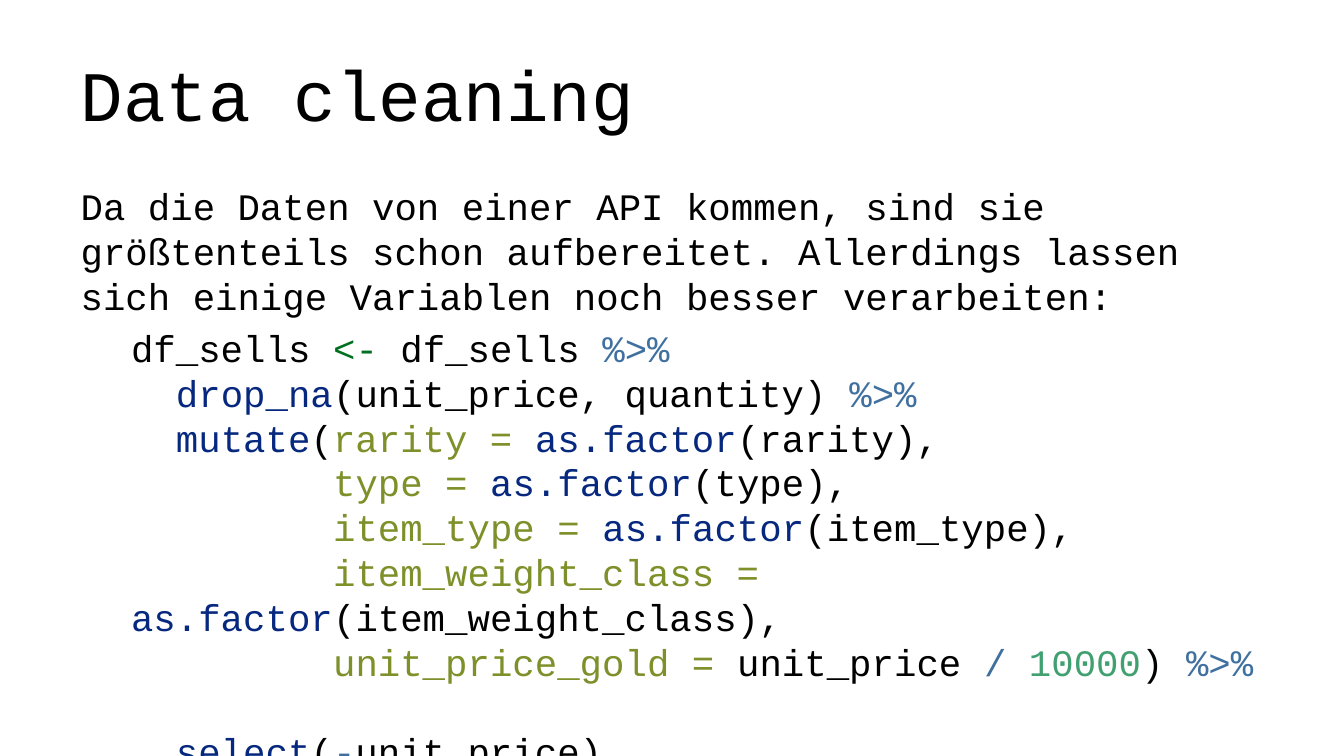
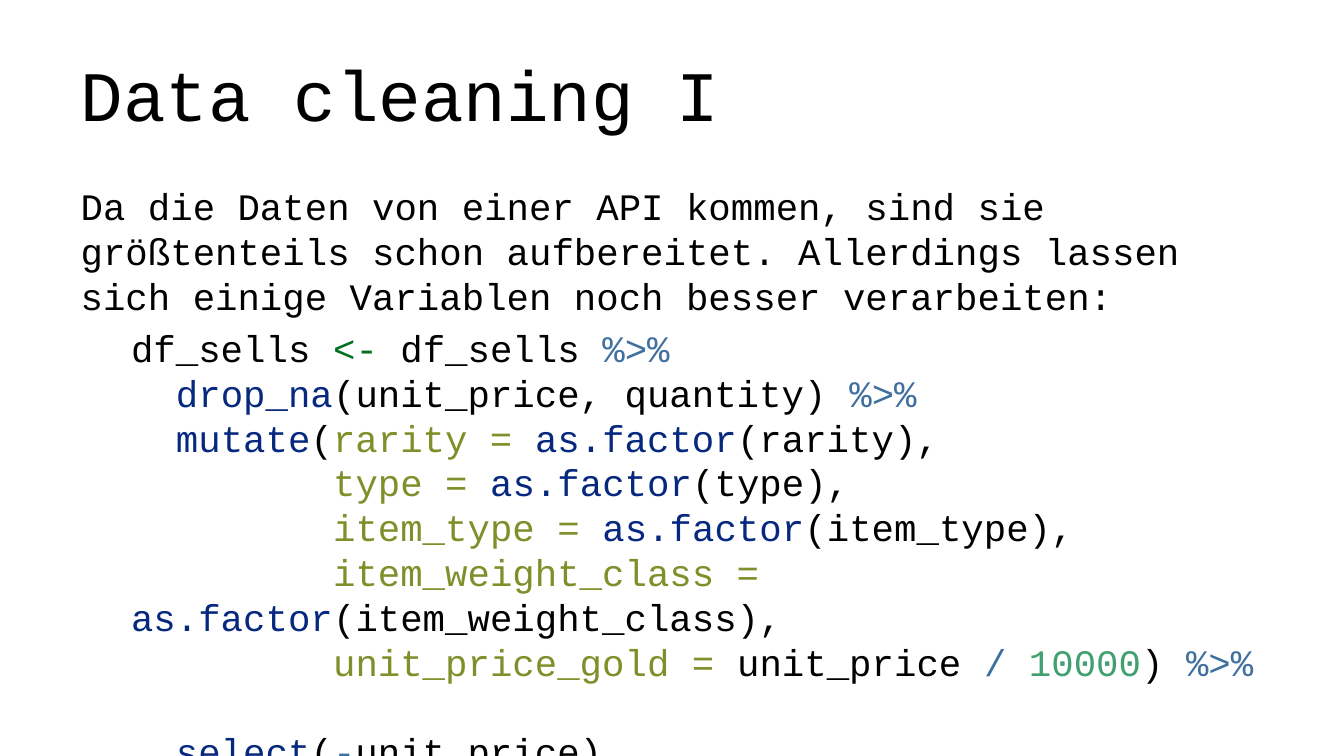
Before and after one commit to lz039/Gw2Trading, a slide deck: slide 8 of reports/presentation.pptx. Drawn at 1344x756 pixels with LibreOffice and Linux fonts; fonts in the diff are those of the drawing. Boxes give left, top, right and bottom in pixels: in the first picture for what was removed or moved away, otherwise in the second. Text is boxed around its words. In the diff, an @@ line names an element or a change of style, - is before the commit and + after.

```diff
--- a/reports/presentation.pptx
+++ b/reports/presentation.pptx
@@ title at [81, 71, 720, 136]: text changed @@
-Data cleaning
+Data cleaning I
```
Also in this commit, not shown: 4 other slides changed, 16 slides added, 2 slides removed, 3 other files.
